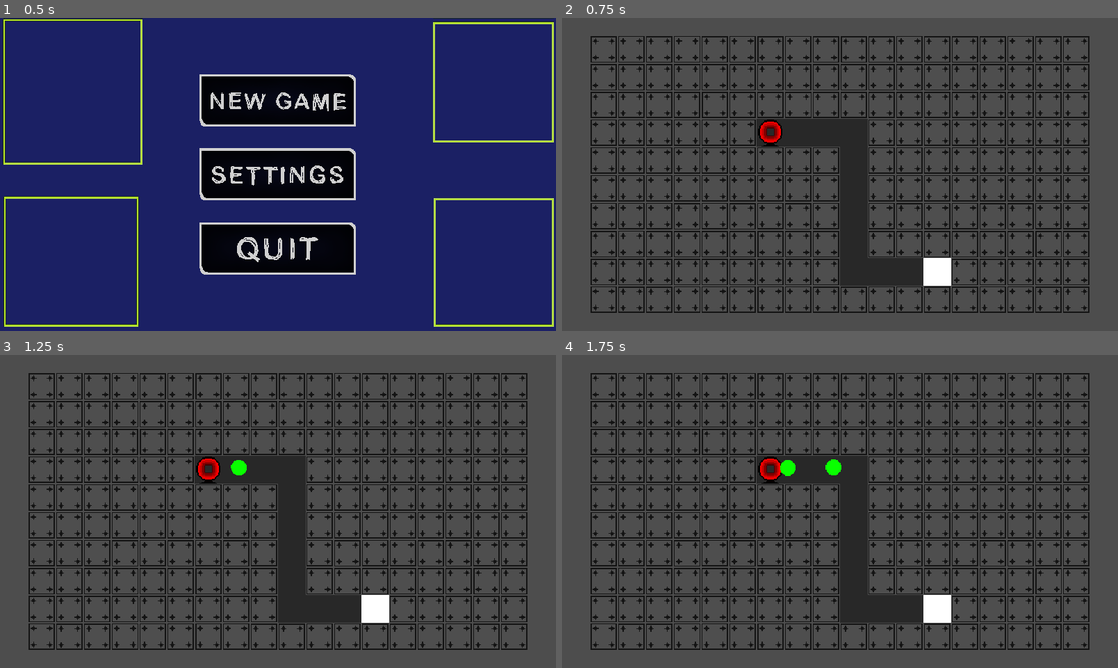
Above: before the commit, frames 1-4 (two rows, left to right).
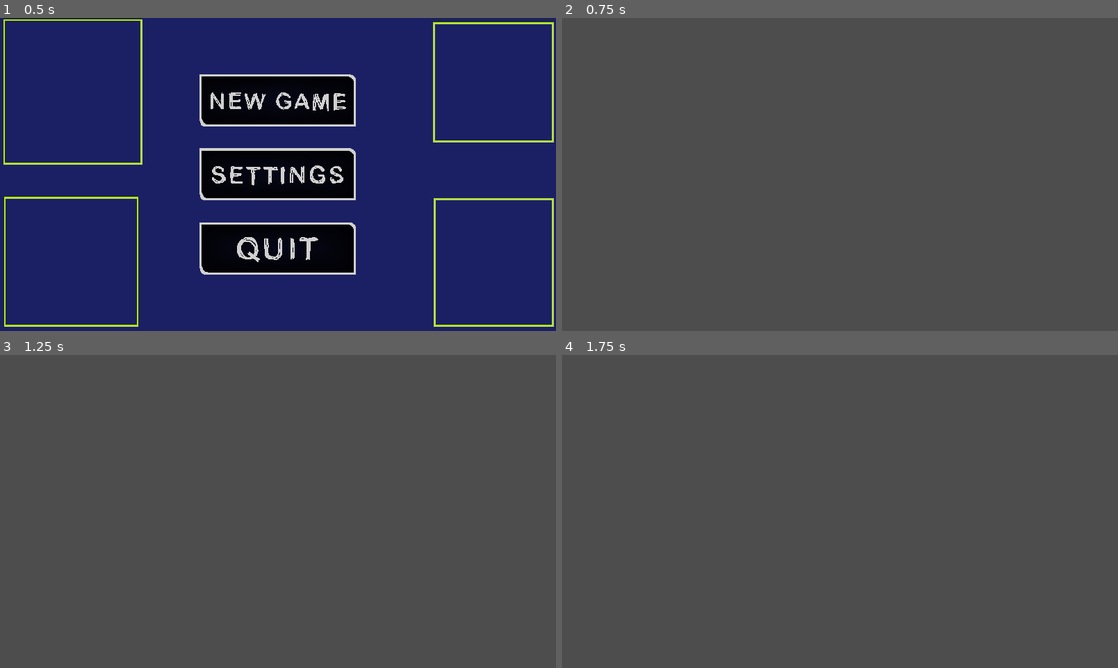
Above: after the commit, the same moments.

Repository: AdamBortt/2DTD
Game: Godot game, scene res://Scenes/scene_handler.tscn
Two runs of this game, one before a commit and one after it. Both use one fixed random seed, a clock stepped at 60 frames per second and the inputs below.
Inputs (mouse positions are in pixels of both pictures, inside the frame that each line leads up to):
- Up to frame 1 (0.5 s): no input
- Up to frame 2 (0.75 s): click (840, 99) at 0.5 s
- Up to frame 3 (1.25 s): no input
- Up to frame 4 (1.75 s): move the mouse to (962, 495) at 1.27 s

Frame 1 is identical in both runs. In frame 2, 21% of the frame differs, in the area x 5-95%, y 5-95%; in frame 3, 21%; in frame 4, 21%.
Error after the commit: Attempt to call function 'get_node' in base 'null instance' on a null instance. (res://Scenes/game_scene.gd:32)

Commit message:
Added first turrets:
- added Turretbase asset
- added BasicT1
- added SniperT1
- placed placeholder turrets looking at the mouse position

Diff:
--- a/Scenes/Levels/level_1.tscn
+++ b/Scenes/Levels/level_1.tscn
@@ -1,6 +1,17 @@
-[gd_scene load_steps=5 format=3 uid="uid://cbjgxgvyqmjm4"]
+[gd_scene load_steps=9 format=3 uid="uid://cbjgxgvyqmjm4"]
 
 [ext_resource type="Texture2D" uid="uid://brampgysbvp04" path="res://Assets/Tilemap assets/Basetilemap.png" id="1_5m3i2"]
+[ext_resource type="Texture2D" uid="uid://b0jl4ytmudkct" path="res://Assets/Tilemap assets/Basetilemap-1.png.png" id="1_6deu1"]
+[ext_resource type="PackedScene" uid="uid://bnvjxxop2lt8y" path="res://Scenes/Turrets/basic_T1.tscn" id="3_2ycsj"]
+[ext_resource type="PackedScene" uid="uid://dscvemh0k42xe" path="res://Scenes/Turrets/sniper_T1.tscn" id="4_4u58q"]
+
+[sub_resource type="TileSetAtlasSource" id="TileSetAtlasSource_3560t"]
+texture = ExtResource("1_6deu1")
+texture_region_size = Vector2i(32, 32)
+0:0/0 = 0
+1:0/0 = 0
+0:1/0 = 0
+1:1/0 = 0
 
 [sub_resource type="TileSetAtlasSource" id="TileSetAtlasSource_ye4wp"]
 texture = ExtResource("1_5m3i2")
@@ -13,6 +24,7 @@
 [sub_resource type="TileSet" id="TileSet_oq6h8"]
 tile_size = Vector2i(32, 32)
 sources/3 = SubResource("TileSetAtlasSource_ye4wp")
+sources/0 = SubResource("TileSetAtlasSource_3560t")
 
 [sub_resource type="Curve2D" id="Curve2D_4pm8q"]
 _data = {
@@ -26,7 +38,7 @@
 tile_set = SubResource("TileSet_oq6h8")
 rendering_quadrant_size = 64
 format = 2
-layer_0/tile_data = PackedInt32Array(65535, 3, 0, 65534, 3, 0, 131070, 3, 0, 131071, 3, 0, -1, 3, 0, -2, 3, 0, -3, 3, 0, 65533, 3, 0, 131069, 3, 0, 196605, 3, 0, 196606, 3, 0, 196607, 3, 0, 131073, 3, 0, 65537, 3, 0, 1, 3, 0, -65534, 3, 0, -65533, 3, 0, 3, 3, 0, 65539, 3, 0, 131075, 3, 0, 131074, 3, 0, 65538, 3, 0, 2, 3, 0, -65535, 3, 0, -131075, 3, 0, -131074, 3, 0, -131073, 3, 0, -196608, 3, 0, -196607, 3, 0, -131071, 3, 0, -131070, 3, 0, -196606, 3, 0, -196605, 3, 0, -131069, 3, 0, 262143, 3, 0, 262142, 3, 0, 262141, 3, 0, 327677, 3, 0, 327678, 3, 0, 327679, 3, 0, 262144, 3, 0, 262145, 3, 0, 262146, 3, 0, 262147, 3, 0, 262148, 3, 0, -131076, 3, 0, -65540, 3, 0, -4, 3, 0, 65532, 3, 0, 131068, 3, 0, 196604, 3, 0, 262140, 3, 0, 327676, 3, 0, 196612, 3, 0, 131076, 3, 0, 65540, 3, 0, 4, 3, 0, -65532, 3, 0, …(1749 unchanged characters)…
+layer_0/tile_data = PackedInt32Array(65535, 0, 0, 65534, 0, 0, 131070, 0, 0, 131071, 0, 0, -1, 0, 0, -2, 0, 0, -3, 0, 0, 65533, 0, 0, 131069, 3, 0, 196605, 3, 0, 196606, 3, 0, 196607, 0, 0, 131073, 0, 0, 65537, 0, 0, 1, 0, 0, -65534, 3, 0, -65533, 3, 0, 3, 3, 0, 65539, 0, 0, 131075, 0, 0, 131074, 0, 0, 65538, 0, 0, 2, 0, 0, -65535, 0, 0, -131075, 0, 0, -131074, 0, 0, -131073, 0, 0, -196608, 0, 0, -196607, 0, 0, -131071, 0, 0, -131070, 3, 0, -196606, 3, 0, -196605, 3, 0, -131069, 3, 0, 262143, 0, 0, 262142, 3, 0, 262141, 3, 0, 327677, 3, 0, 327678, 3, 0, 327679, 0, 0, 262144, 0, 0, 262145, 0, 0, 262146, 0, 0, 262147, 0, 0, 262148, 0, 0, -131076, 0, 0, -65540, 0, 0, -4, 0, 0, 65532, 3, 0, 131068, 3, 0, 196604, 3, 0, 262140, 3, 0, 327676, 3, 0, 196612, 0, 0, 131076, 0, 0, 65540, 3, 0, 4, 3, 0, -65532, 3, 0, …(1749 unchanged characters)…
 
 [node name="Camera2D" type="Camera2D" parent="."]
 zoom = Vector2(2, 2)
@@ -35,3 +47,11 @@
 position = Vector2(0, -0.695653)
 scale = Vector2(1, 1.00621)
 curve = SubResource("Curve2D_4pm8q")
+
+[node name="Turrets" type="Node2D" parent="."]
+
+[node name="BasicT1" parent="Turrets" instance=ExtResource("3_2ycsj")]
+position = Vector2(-17, -16)
+
+[node name="SniperT1" parent="Turrets" instance=ExtResource("4_4u58q")]
+position = Vector2(80, 16)
--- /dev/null
+++ b/Scenes/Turrets/all_turrets.gd
@@ -0,0 +1,8 @@
+extends Node2D
+
+func _physics_process(delta):
+	turn()
+
+func turn():
+	var enemy_position = get_global_mouse_position()
+	get_node("Turret").look_at(enemy_position)
--- /dev/null
+++ b/Scenes/Turrets/basic_T1.gd
@@ -0,0 +1 @@
+extends "res://Scenes/Turrets/all_turrets.gd"
--- /dev/null
+++ b/Scenes/Turrets/basic_T1.tscn
@@ -0,0 +1,18 @@
+[gd_scene load_steps=4 format=3 uid="uid://bnvjxxop2lt8y"]
+
+[ext_resource type="Texture2D" uid="uid://27nmgqrud67g" path="res://Assets/Turrets/BasicT1/Basic_T1_Foundation.png" id="1_i6v2v"]
+[ext_resource type="Script" path="res://Scenes/Turrets/basic_T1.gd" id="1_pkbgb"]
+[ext_resource type="Texture2D" uid="uid://c51dw5lorhd8b" path="res://Assets/Turrets/BasicT1/New Piskel-1.png (10).png" id="2_044se"]
+
+[node name="BasicT1" type="Node2D"]
+script = ExtResource("1_pkbgb")
+
+[node name="Foundation" type="Sprite2D" parent="."]
+texture = ExtResource("1_i6v2v")
+
+[node name="Turret" type="Sprite2D" parent="."]
+texture = ExtResource("2_044se")
+offset = Vector2(6, 0)
+
+[node name="Muzzle" type="Marker2D" parent="Turret"]
+position = Vector2(23, 0)
--- /dev/null
+++ b/Scenes/Turrets/sniper_T1.gd
@@ -0,0 +1 @@
+extends "res://Scenes/Turrets/all_turrets.gd"
--- /dev/null
+++ b/Scenes/Turrets/sniper_T1.tscn
@@ -0,0 +1,18 @@
+[gd_scene load_steps=4 format=3 uid="uid://dscvemh0k42xe"]
+
+[ext_resource type="Texture2D" uid="uid://cd3mfo1i7mgfp" path="res://Assets/Turrets/SniperT1/Sniper_T1_Foundation.png" id="1_qy81e"]
+[ext_resource type="Script" path="res://Scenes/Turrets/sniper_T1.gd" id="1_xmk0v"]
+[ext_resource type="Texture2D" uid="uid://c0nge4xvyrty2" path="res://Assets/Turrets/SniperT1/Sniper_T1.png" id="2_r3x2t"]
+
+[node name="SniperT1" type="Node2D"]
+script = ExtResource("1_xmk0v")
+
+[node name="Foundation" type="Sprite2D" parent="."]
+texture = ExtResource("1_qy81e")
+
+[node name="Turret" type="Sprite2D" parent="."]
+texture = ExtResource("2_r3x2t")
+offset = Vector2(9, 0)
+
+[node name="Muzzle" type="Marker2D" parent="Turret"]
+position = Vector2(26, 0)
--- a/project.godot
+++ b/project.godot
@@ -29,5 +29,5 @@
 
 [rendering]
 
-textures/canvas_textures/default_texture_filter=3
+textures/canvas_textures/default_texture_filter=0
 textures/canvas_textures/default_texture_repeat=2
Binary file added: Assets/Tilemap assets/Turretbase.png
Not shown, added: Assets/Tilemap assets/Turretbase.png.import
Binary file added: Assets/Turrets/BasicT1/BasicT1.png
Not shown, added: Assets/Turrets/BasicT1/BasicT1.png.import
Binary file added: Assets/Turrets/BasicT1/Basic_T1_Foundation.png
Not shown, added: Assets/Turrets/BasicT1/Basic_T1_Foundation.png.import
Binary file added: Assets/Turrets/SniperT1/Sniper_T1.png
Not shown, added: Assets/Turrets/SniperT1/Sniper_T1.png.import
Binary file added: Assets/Turrets/SniperT1/Sniper_T1_Foundation.png
Not shown, added: Assets/Turrets/SniperT1/Sniper_T1_Foundation.png.import
